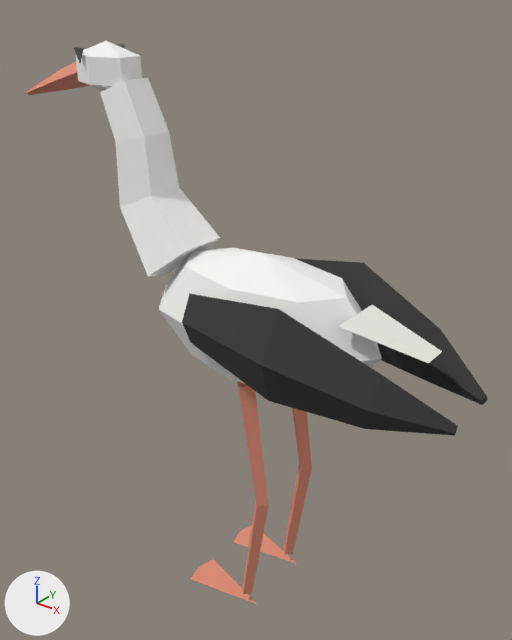
An edit to the glTF model deliverables/marked-models-trial/stork.glb, drawn before and after from the same camera.
Both versions are drawn from a 50 mm camera at (0.309, -0.381, 0.494) aimed at (-0.017, 0.025, 0.243). The axes (+X, +Y, +Z) are drawn at lower left. The lights are the same throughout. The picture after the commit comes second. Where no turn or scale is listed for an object, it has been applied to the vertices. Vertices at exactly the same position are counted once.

The first picture shows 'Body', 'Foot_L', 'Foot_R', 'Head', 'Leg_L', 'Leg_R', 'Long_Neck', 'Red_Bill', 'White_Tail', 'body_black' and 1 more.
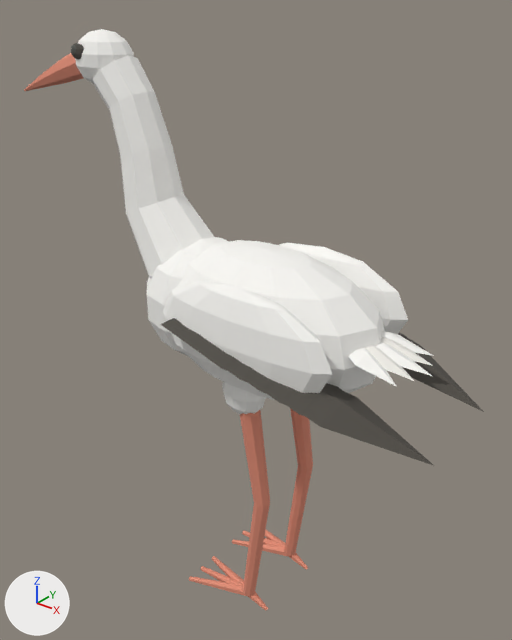
Patch to the scene script:
```diff
--- a/deliverables/marked-models-trial/stork.glb.py
+++ b/deliverables/marked-models-trial/stork.glb.py
@@ me_sphere_004 @@
-me_sphere_004.from_pydata(...)  # 26 vertices, 48 faces; spans x -0.102..0.103, y -0.054..0.054, z -0.052..0.052
+me_sphere_004.from_pydata(...)  # 160 vertices, 312 faces; spans x -0.108..0.102, y -0.056..0.056, z -0.056..0.056
+# me_sphere_004 part 1: a new loose piece, a UV sphere (12 segments, 7 rings, poles along z) spanning x -0.108..-0.012, y -0.047..0.047, z -0.05..0.05, in mat_white (white #f8f7f3)
+# me_sphere_004 part 2: 24 vertices removed from x -0.072..0.072, y -0.054..0.054, z -0.052..0.052; 84 vertices added at x -0.095..0.095, y -0.056..0.056, z -0.056..0.056
 me_sphere_004.materials.append(mat_white)
@@ me_sphere_005 @@
-me_sphere_005.from_pydata(...)  # 14 vertices, 24 faces; spans x -0.026..0.026, y -0.02..0.02, z -0.02..0.02
+me_sphere_005.from_pydata(...)  # 74 vertices, 144 faces; spans x -0.026..0.026, y -0.02..0.02, z -0.021..0.021
+# me_sphere_005 part 3: 14 vertices removed from x -0.026..0.026, y -0.02..0.02, z -0.02..0.02; 74 vertices added at x -0.026..0.026, y -0.02..0.02, z -0.021..0.021, forming a UV sphere (12 segments, 7 rings, poles along z)
 me_sphere_005.materials.append(mat_white)
@@ me_red_bill_mesh @@
-me_red_bill_mesh.from_pydata(...)  # 12 vertices, 20 faces; spans x -0.252..-0.162, y -0.01..0.01, z 0.4..0.44
+me_red_bill_mesh.from_pydata(...)  # 32 vertices, 60 faces; spans x -0.256..-0.166, y -0.01..0.01, z 0.403..0.446
+# me_red_bill_mesh part 4: the whole mesh is rebuilt
 me_red_bill_mesh.materials.append(mat_red)
@@ me_long_neck_mesh @@
-me_long_neck_mesh.from_pydata(...)  # 20 vertices, 36 faces; spans x -0.144..-0.049, y -0.032..0.032, z 0.268..0.425
+me_long_neck_mesh.from_pydata(...)  # 78 vertices, 136 faces; spans x -0.15..-0.044, y -0.03..0.03, z 0.269..0.44
+# me_long_neck_mesh part 5: 20 vertices removed from x -0.144..-0.049, y -0.032..0.032, z 0.268..0.425; 78 vertices added at x -0.15..-0.044, y -0.03..0.03, z 0.269..0.44
 me_long_neck_mesh.materials.append(mat_white)
@@ ob_body_1 @@
 ob_body_1 = bpy.data.objects.new('Body', me_sphere_004)
-ob_body_1.location = (0.01, 0.0, 0.262)
+ob_body_1.location = (0.012, 0.0, 0.262)
@@ ob_body_black @@
-ob_body_black = bpy.data.objects.new('body_black', me_black_wing_l_mesh)
@@ ob_foot_l @@
-ob_foot_l = bpy.data.objects.new('Foot_L', me_foot_l_mesh)
@@ ob_foot_r @@
-ob_foot_r = bpy.data.objects.new('Foot_R', me_foot_r_mesh)
@@ ob_head_1 @@
 ob_head_1 = bpy.data.objects.new('Head', me_sphere_005)
-ob_head_1.location = (-0.142, 0.0, 0.43)
+ob_head_1.location = (-0.146, 0.0, 0.437)
@@ ob_white_tail @@
-ob_white_tail = bpy.data.objects.new('White_Tail', me_white_tail_mesh)
@@ ob_wingr_black @@
+ob_wingr_black = bpy.data.objects.new('wingR_black', me_flight_feather_r0_mesh)  # 42 vertices, 60 faces; spans x -0.024..0.174, y 0.024..0.075, z 0.225..0.274; in mat_black (dark grey #4f4b45)
+ob_wingr_black.location = (0.0, 0.0, 0.0)
@@ ob_folded_wing_r @@
+ob_folded_wing_r = bpy.data.objects.new('Folded_Wing_R', me_sphere_017)  # 62 vertices, 120 faces; spans x -0.075..0.075, y -0.015..0.015, z -0.039..0.039; in mat_white (white #f8f7f3)
+ob_folded_wing_r.location = (0.03, 0.05, 0.27)
@@ ob_wingl_black @@
+ob_wingl_black = bpy.data.objects.new('wingL_black', me_flight_feather_l0_mesh)  # 42 vertices, 60 faces; spans x -0.024..0.174, y -0.075..-0.024, z 0.225..0.274; in mat_black (dark grey #4f4b45)
+ob_wingl_black.location = (0.0, 0.0, 0.0)
@@ ob_folded_wing_l @@
+ob_folded_wing_l = bpy.data.objects.new('Folded_Wing_L', me_sphere_017.copy())
+ob_folded_wing_l.location = (0.03, -0.05, 0.27)
@@ ob_tail_white @@
+ob_tail_white = bpy.data.objects.new('tail_white', me_tail_feather_0_mesh)  # 21 vertices, 30 faces; spans x 0.09..0.15, y -0.0284..0.0284, z 0.262..0.2729; in mat_white (white #f8f7f3)
+ob_tail_white.location = (0.0, 0.0, 0.0)
@@ ob_tail_shade @@
+ob_tail_shade = bpy.data.objects.new('tail_shade', me_tail_feather_1_mesh)  # 14 vertices, 20 faces; spans x 0.09..0.144, y -0.0202..0.0202, z 0.262..0.2729; in mat_shade (white #edebe4)
+ob_tail_shade.location = (0.0, 0.0, 0.0)
@@ ob_head_black @@
+ob_head_black = bpy.data.objects.new('head_black', me_sphere_019)  # a UV sphere (8 segments, 5 rings, poles along z) spanning x -0.008..0.008, y -0.003..0.003, z -0.006..0.006; a UV sphere (8 segments, 5 rings, poles along z) spanning x -0.008..0.008, y 0.033..0.039, z -0.006..0.006; in mat_black (dark grey #4f4b45)
+ob_head_black.location = (-0.154, -0.018, 0.443)
@@ ob_footr_red @@
+ob_footr_red = bpy.data.objects.new('footR_red', me_toe_r_1_mesh)  # 44 vertices, 80 faces; spans x -0.0366..0.0406, y 0.0123..0.0477, z 0.002..0.0165; in mat_red (beige #e28e76)
+ob_footr_red.location = (0.0, 0.0, 0.0)
@@ ob_thigh_l @@
+ob_thigh_l = bpy.data.objects.new('Thigh_L', me_sphere_025)  # a UV sphere (10 segments, 6 rings, poles along z) spanning x -0.018..0.018, y -0.013..0.013, z -0.02..0.02; in mat_white (white #f8f7f3)
+ob_thigh_l.location = (0.016, -0.03, 0.214)
@@ ob_footl_red @@
+ob_footl_red = bpy.data.objects.new('footL_red', me_toe_l_1_mesh)  # 44 vertices, 80 faces; spans x -0.0366..0.0406, y -0.0477..-0.0123, z 0.002..0.0165; in mat_red (beige #e28e76)
+ob_footl_red.location = (0.0, 0.0, 0.0)
```

Where the change shows, as pixel boxes [x1, y1, x2, y2] in the pictures (512 x 640 px):
'body_black', deleted: before [182, 259, 488, 436]
'Body', reshaped, moved (7% wider, 15% taller): before [159, 248, 382, 384]; after [147, 237, 385, 393]
'Long_Neck', reshaped (11% taller): before [100, 78, 220, 277]; after [93, 56, 214, 277]
'Folded_Wing_L', added: after [163, 281, 332, 400]
'wingL_black', added: after [161, 318, 434, 466]
'Head', reshaped, moved (12% narrower, 10% taller): before [75, 41, 142, 91]; after [75, 29, 134, 84]
'Folded_Wing_R', added: after [280, 243, 408, 334]
'White_Tail', deleted: before [338, 305, 442, 363]
'tail_white', added: after [348, 331, 434, 387]
'Red_Bill', reshaped (11% taller): before [27, 61, 89, 95]; after [24, 53, 84, 91]
'wingR_black', added: after [398, 332, 484, 412]
'Foot_L', deleted (beige): before [190, 559, 257, 604]
'footL_red', added (beige): after [189, 556, 268, 611]
'Thigh_L', added: after [222, 382, 266, 415]
'tail_shade', added: after [365, 337, 433, 381]
'footR_red', added (beige): after [232, 530, 308, 570]
'Foot_R', deleted (beige): before [233, 525, 297, 564]
'head_black', added: after [71, 43, 84, 59]
part 1 of me_sphere_004, added: after [147, 237, 229, 357]
part 2 of me_sphere_004, built on: before [159, 248, 382, 384]; after [175, 240, 385, 393]
